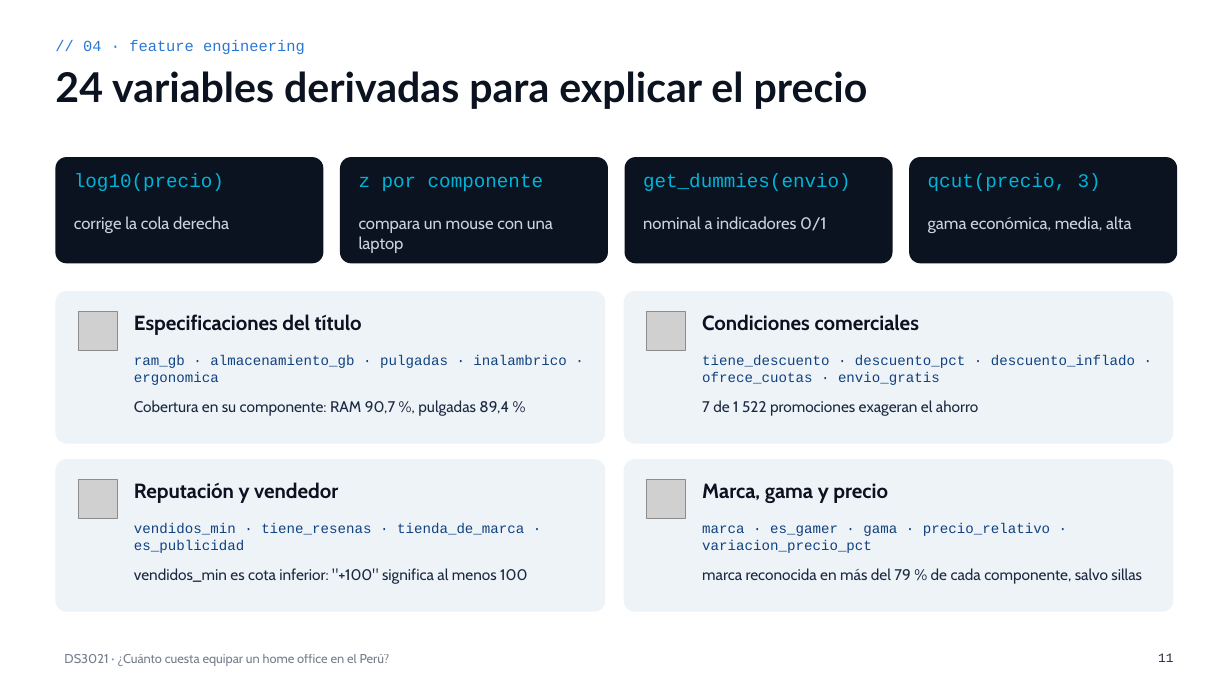
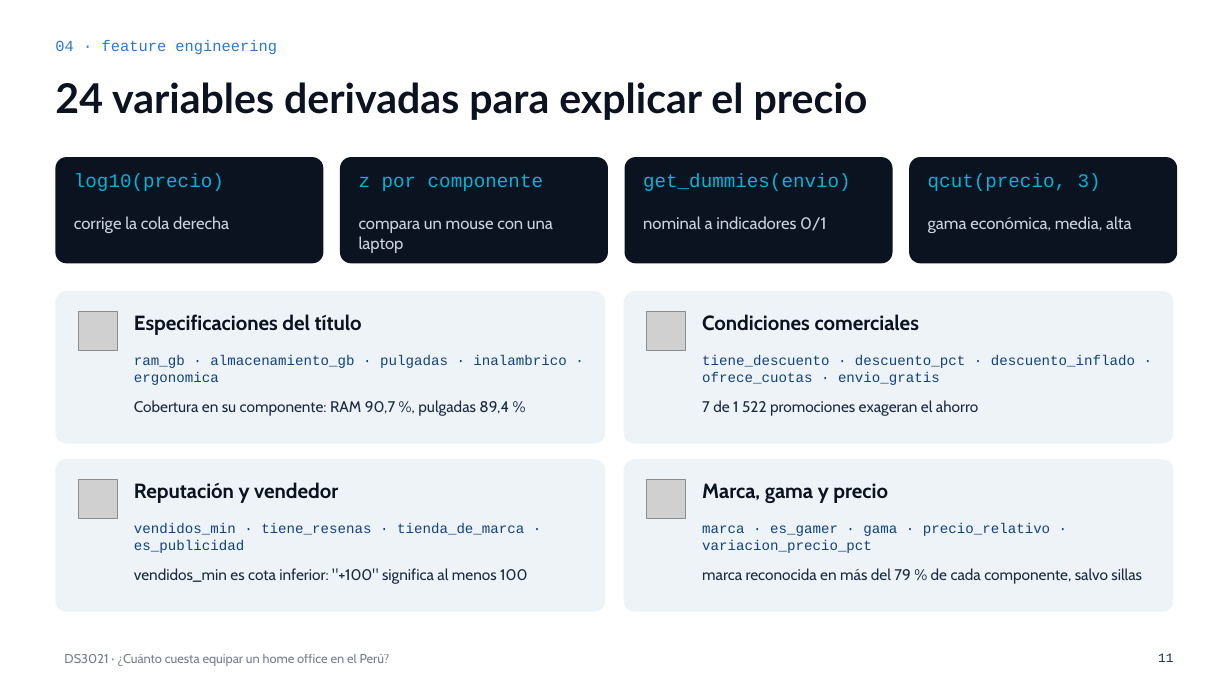
Before and after one commit to josueroc/proyectoacd_mercadolibre, a slide deck: slide 11 of docs/parte_2/presentacion/Presentacion_Parte_II_DS3021.pptx. Drawn at 1232x693 pixels with LibreOffice and Linux fonts; fonts in the diff are those of the drawing; grey boxes stand for pictures. Boxes give left, top, right and bottom in pixels: in the first picture for what was removed or moved away, otherwise in the second. Text is boxed around its words. In the diff, an @@ line names an element or a change of style, - is before the commit and + after.

```diff
--- a/docs/parte_2/presentacion/Presentacion_Parte_II_DS3021.pptx
+++ b/docs/parte_2/presentacion/Presentacion_Parte_II_DS3021.pptx
@@ text at box(55, 40, 277, 54): text changed @@
-// 04 · feature engineering
+04 · feature engineering
@@ title "24 variables derivadas para explicar ...": place and size @@
-title "24 variables derivadas para explicar ..." at box(55, 71, 868, 109)
+title "24 variables derivadas para explicar ..." at box(55, 82, 868, 120)
```
Also in this commit, not shown: 21 other slides changed, 1 other file.
